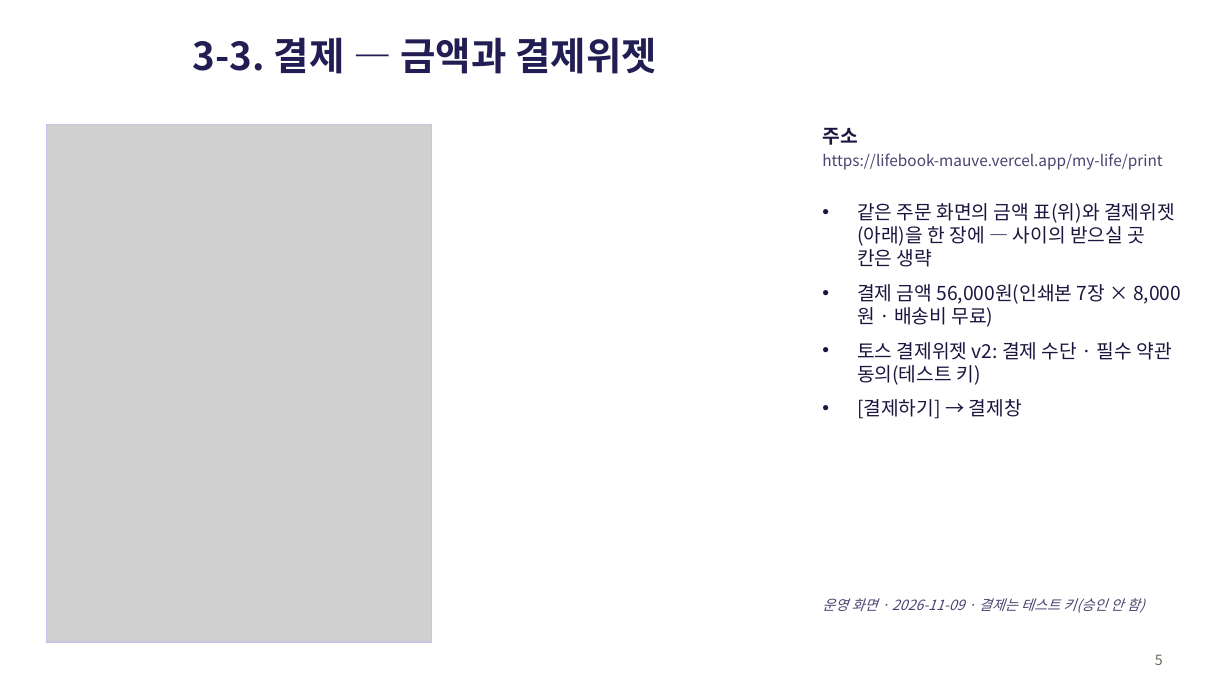
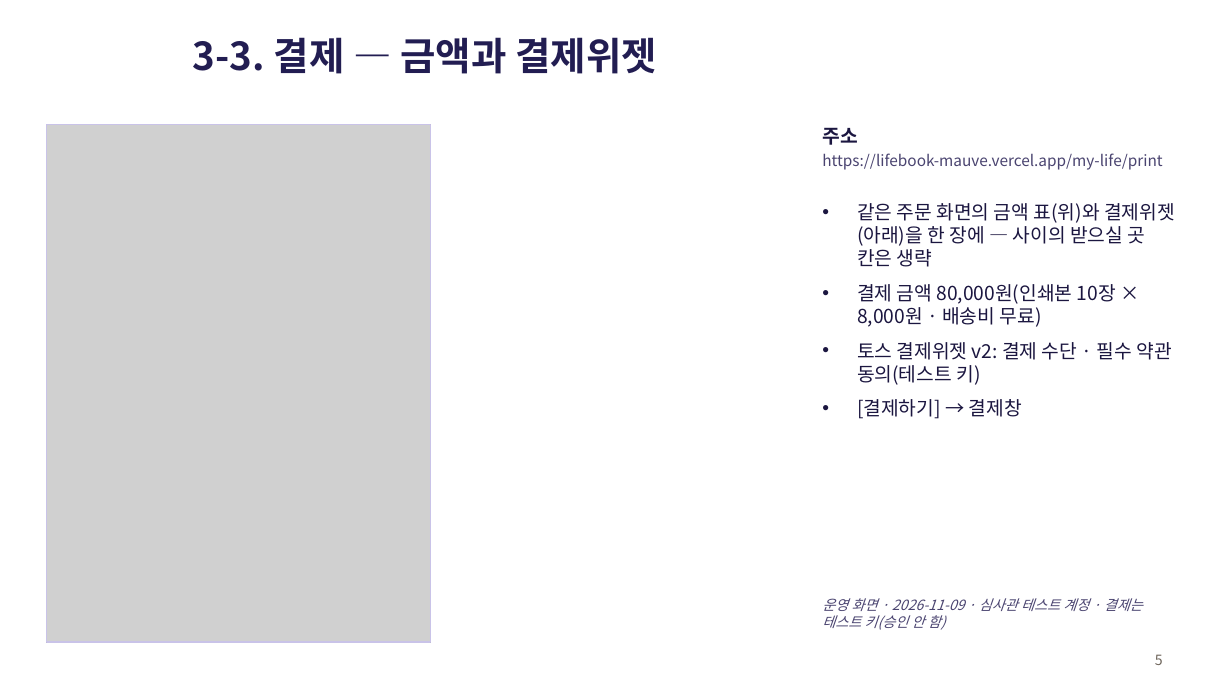
Before and after one commit to sml122900/lifebook, a slide deck: slide 5 of docs/toss/lifebook-결제경로.pptx. Drawn at 1232x693 pixels with LibreOffice and Linux fonts; fonts in the diff are those of the drawing; grey boxes stand for pictures. Boxes give left, top, right and bottom in pixels: in the first picture for what was removed or moved away, otherwise in the second. Text is boxed around its words. In the diff, an @@ line names an element or a change of style, - is before the commit and + after.

```diff
--- a/docs/toss/lifebook-결제경로.pptx
+++ b/docs/toss/lifebook-결제경로.pptx
@@ text at <box>857,284,1116,327</box>: text changed @@
-• 결제 금액 56,000원(인쇄본 7장 × 8,000원 · 배송비 무료)
+• 결제 금액 80,000원(인쇄본 10장 × 8,000원 · 배송비 무료)
@@ text at <box>822,598,1143,630</box>: text changed @@
-운영 화면 · 2026-11-09 · 결제는 테스트 키(승인 안 함)
+운영 화면 · 2026-11-09 · 심사관 테스트 계정 · 결제는 테스트 키(승인 안 함)
```
Also in this commit, not shown: 5 other slides changed, 2 other files.
